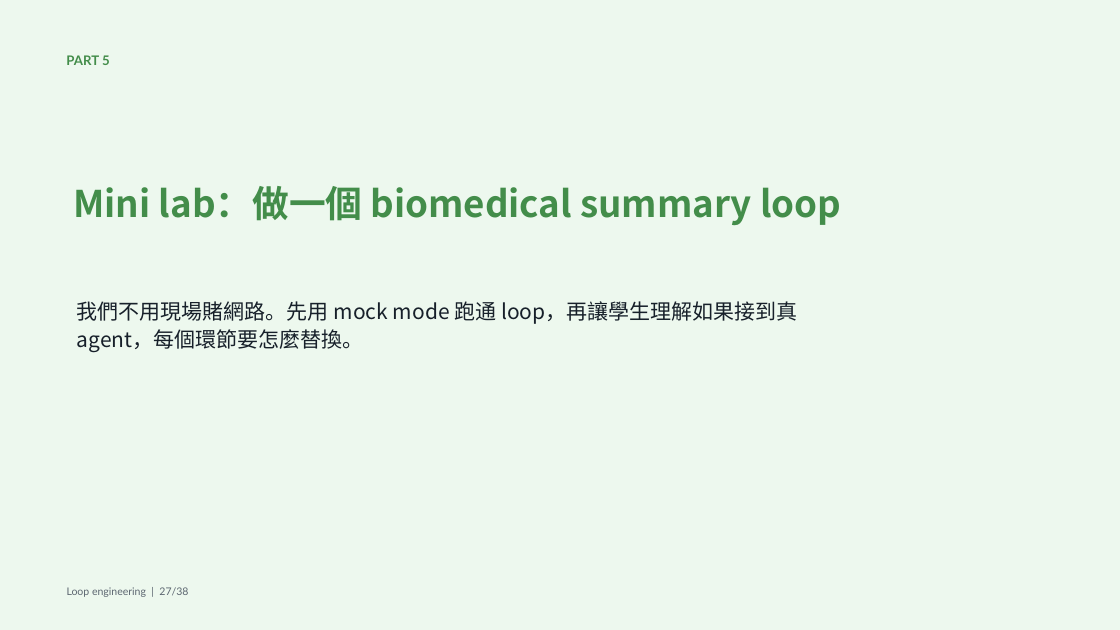
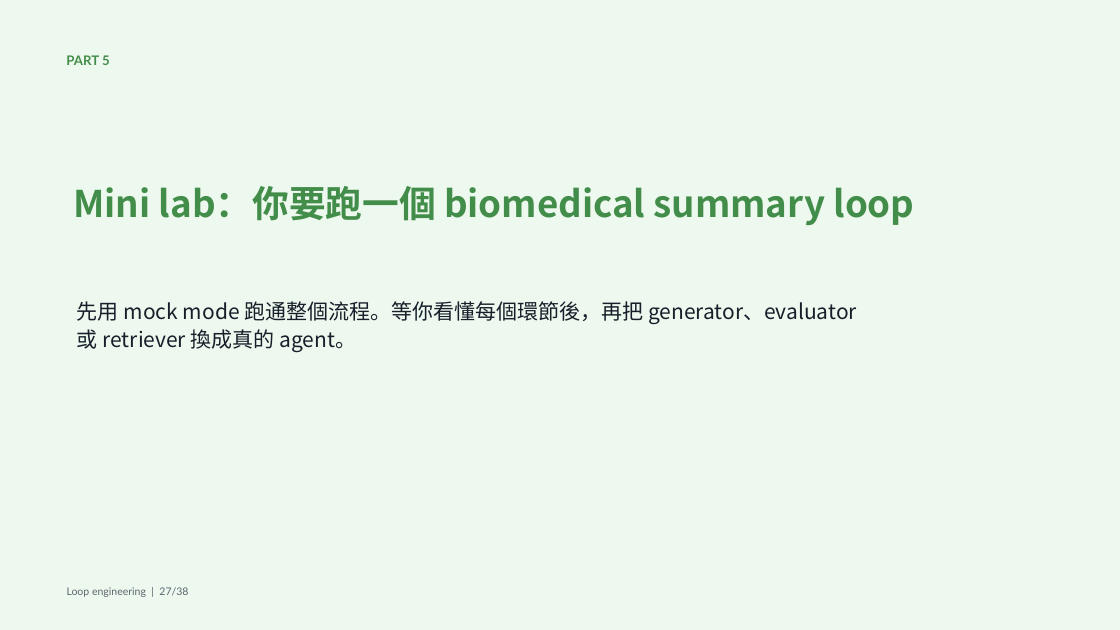
Before and after one commit to godkin1211/LLM_applications_on_BioMedicalData, a slide deck: slide 35 of slides/lesson-09-loop-engineering.pptx (slide 27 before the commit). Drawn at 1120x630 pixels with LibreOffice and Linux fonts; fonts in the diff are those of the drawing. Boxes give left, top, right and bottom in pixels: in the first picture for what was removed or moved away, otherwise in the second. Text is boxed around its words. In the diff, an @@ line names an element or a change of style, - is before the commit and + after.

```diff
--- a/slides/lesson-09-loop-engineering.pptx
+++ b/slides/lesson-09-loop-engineering.pptx
@@ text at box(73, 186, 914, 225): text changed @@
-Mini lab：做一個 biomedical summary loop
+Mini lab：你要跑一個 biomedical summary loop
@@ text at box(77, 301, 857, 353): text changed @@
-我們不用現場賭網路。先用 mock mode 跑通 loop，再讓學生理解如果接到真 agent，每個環節要怎麼替換。
+先用 mock mode 跑通整個流程。等你看懂每個環節後，再把 generator、evaluator 或 retriever 換成真的 agent。
```
Also in this commit, not shown: 24 other slides changed, 11 slides added, 3 slides removed, 4 other files.
